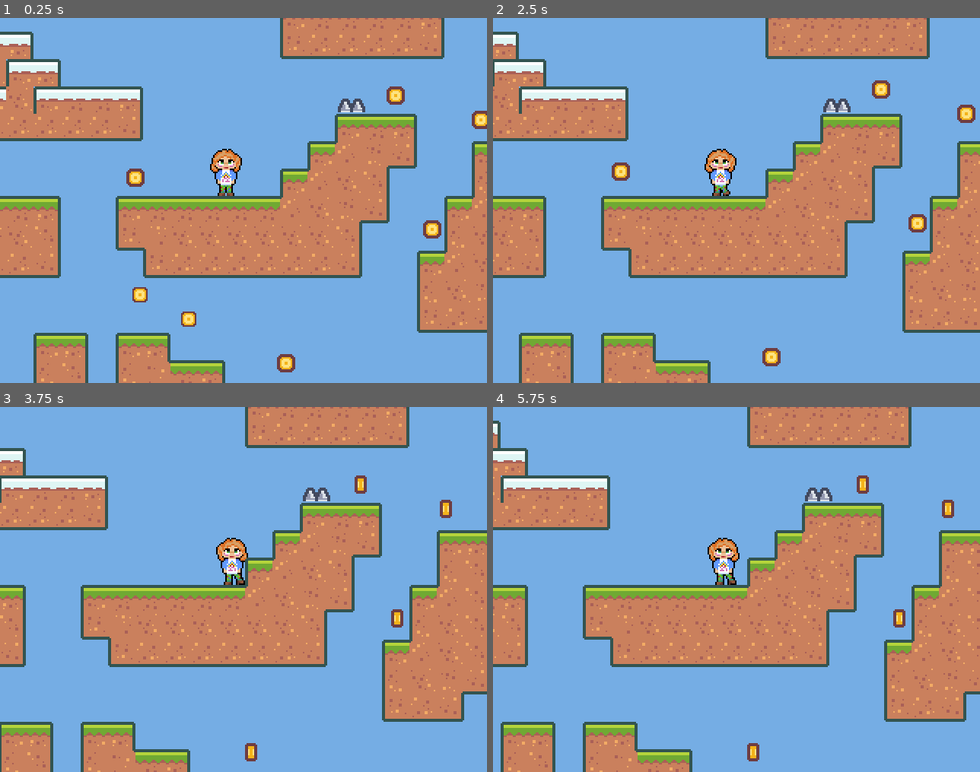
Above: before the commit, frames 1-4 (two rows, left to right).
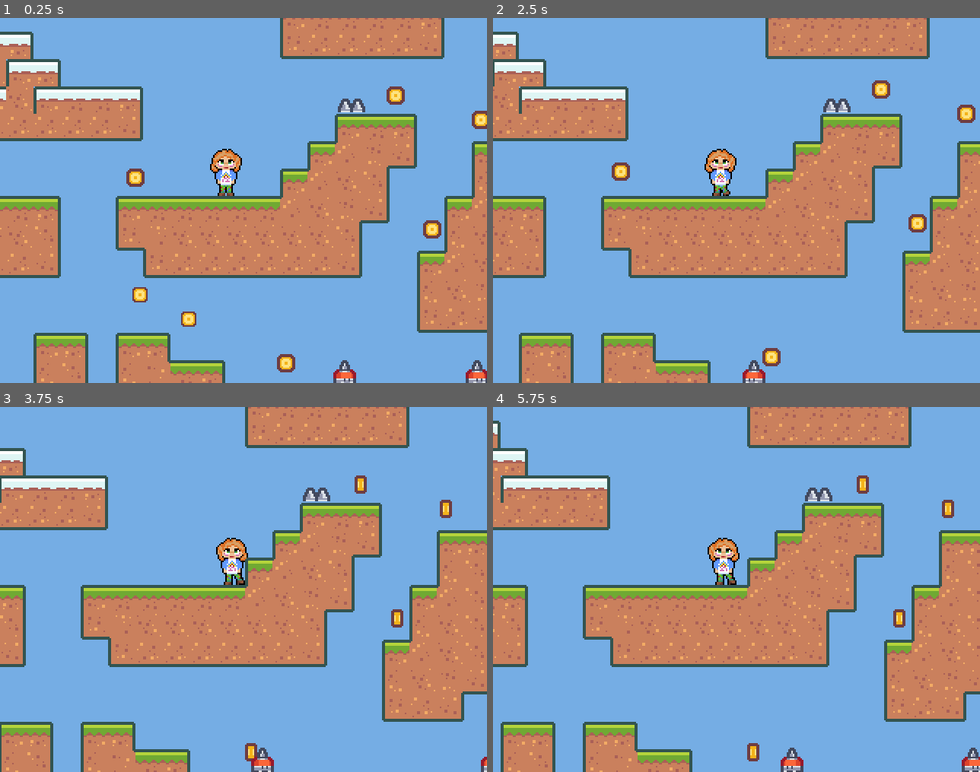
Above: after the commit, the same moments.

Repository: gringlas/udemy-godot-2dplatformer
Game: Godot game, scene res://scenes/BaseLevel.tscn
Same seed, same stepped clock (60 frames per second), same inputs: the game is played once before the commit and once after it.
Inputs:
- Up to frame 1 (0.25 s): no input
- Up to frame 2 (2.5 s): hold D (move_right) 0.53-2.03 s; tap W (jump) at 0.77, 1.52 s; hold A (move_left) from 2.03 s (still down)
- Up to frame 3 (3.75 s): release A (move_left) at 2.78 s; hold D (move_right) from 2.78 s (still down); tap W (jump) at 3.02 s
- Up to frame 4 (5.75 s): tap W (jump) at 3.77, 4.52 s; release D (move_right) at 4.28 s; hold A (move_left) 4.28-5.03 s; hold D (move_right) from 5.03 s (still down)

The runs differ from the first frame. In frame 1, 0.4% of the frame differs, in the area x 68-100%, y 93-100%; in frame 2, 0.2%; in frame 3, 0.3%; in frame 4, 0.4%, in the area x 59-100%, y 93-100%.

Commit message:
first enemy

Diff:
--- a/project.godot
+++ b/project.godot
@@ -74,6 +74,7 @@
 
 [layer_names]
 
+2d_physics/layer_18="ENEMY_GOAL"
 2d_physics/layer_19="HAZARD"
 2d_physics/layer_20="PICKUP"
 
--- a/scenes/BaseLevel.tscn
+++ b/scenes/BaseLevel.tscn
@@ -1,8 +1,10 @@
-[gd_scene load_steps=7 format=2]
+[gd_scene load_steps=9 format=2]
 
 [ext_resource path="res://scenes/Player.tscn" type="PackedScene" id=1]
 [ext_resource path="res://scenes/GameCamera.tscn" type="PackedScene" id=2]
 [ext_resource path="res://resources/tileset.tres" type="TileSet" id=3]
+[ext_resource path="res://scenes/Enemy.tscn" type="PackedScene" id=4]
+[ext_resource path="res://scenes/EnemyGoal.tscn" type="PackedScene" id=5]
 [ext_resource path="res://scenes/BaseLevel.gd" type="Script" id=6]
 [ext_resource path="res://scenes/Spikes.tscn" type="PackedScene" id=7]
 [ext_resource path="res://scenes/Coin.tscn" type="PackedScene" id=8]
@@ -21,7 +23,7 @@
 cell_size = Vector2( 18, 18 )
 show_collision = true
 format = 1
-tile_data = PoolIntArray( -655352, 0, 0, -655351, 0, 1, -655 …(5484 unchanged characters)… , 131073, 524287, 0, 131073, 458752, 0, 131073, 458753, 0, 131074, 458756, 0, 131072, 458757, 0, 4, 458758, 0, 65537, 458759, 0, 65537, 458760, 0, 65537, 458761, 0, 65537, 458762, 0, 65537, 458763, 0, 3, 458764, 0, 131074, 589817, 0, 131072, 589818, 0, 131073, 589819, 0, 131073, 589820, 0, 131073, 589821, 0, 131074, 524293, 0, 131072, 524294, 0, 131073, 524295, 0, 131073, 524296, 0, 131073, 524297, 0, 131073, 524298, 0, 131073, 524299, 0, 131074, 2359363, 0, 0 )
+tile_data = PoolIntArray( -655352, 0, 0, -655351, 0, 1, -655 …(5484 unchanged characters)… , 131073, 524287, 0, 131073, 458752, 0, 4, 458753, 0, 65538, 458756, 0, 65536, 458757, 0, 65537, 458758, 0, 65537, 458759, 0, 65537, 458760, 0, 65537, 458761, 0, 65537, 458762, 0, 65537, 458763, 0, 3, 458764, 0, 131074, 589817, 0, 131072, 589818, 0, 131073, 589819, 0, 131073, 589820, 0, 131073, 589821, 0, 131074, 524288, 0, 65536, 524289, 0, 65538, 524292, 0, 65536, 524293, 0, 3, 524294, 0, 131073, 524295, 0, 131073, 524296, 0, 131073, 524297, 0, 131073, 524298, 0, 131073, 524299, 0, 131074, 589824, 0, 65536, 589825, 0, 65539, 589826, 0, 1, 589827, 0, 1, 589828, 0, 65540, 589829, 0, 65538, 655360, 0, 131072, 655361, 0, 131073, 655362, 0, 131073, 655363, 0, 131073, 655364, 0, 131073, 655365, 0, 131074, 2359363, 0, 0 )
 
 [node name="Spikes" parent="." instance=ExtResource( 7 )]
 position = Vector2( 11, -73 )
@@ -49,3 +51,23 @@
 
 [node name="Coin5" parent="." instance=ExtResource( 8 )]
 position = Vector2( -96, 80 )
+
+[node name="Enemy2" parent="." instance=ExtResource( 4 )]
+position = Vector2( 88, 104 )
+startDirection = 1
+
+[node name="EnemyGoal" parent="." instance=ExtResource( 5 )]
+position = Vector2( 24, 104 )
+
+[node name="EnemyGoal2" parent="." instance=ExtResource( 5 )]
+position = Vector2( -64, 104 )
+
+[node name="EnemyGoal3" parent="." instance=ExtResource( 5 )]
+position = Vector2( 80, 104 )
+
+[node name="EnemyGoal4" parent="." instance=ExtResource( 5 )]
+position = Vector2( 168, 104 )
+
+[node name="Enemy" parent="." instance=ExtResource( 4 )]
+position = Vector2( 0, 104 )
+startDirection = 0
--- /dev/null
+++ b/scenes/Enemy.gd
@@ -0,0 +1,23 @@
+extends KinematicBody2D
+
+enum Direction {RIGHT, LEFT}
+
+export(Direction) var startDirection
+
+var maxSpeed = 25
+var velocity = Vector2.ZERO
+var direction = Vector2.ZERO
+var gravity = 500
+
+func _ready():
+	direction = Vector2.RIGHT if startDirection == Direction.RIGHT else Vector2.LEFT
+	$GoalDetector.connect("area_entered", self, "on_goal_entered")
+
+func _process(delta):
+	velocity.x = (direction * maxSpeed).x
+	velocity.y += delta * gravity
+	velocity = move_and_slide(velocity, Vector2.UP)
+	$AnimatedSprite.flip_h = true if direction.x > 0 else false
+
+func on_goal_entered(_area2d):
+	direction.x *= -1
--- /dev/null
+++ b/scenes/Enemy.tscn
@@ -0,0 +1,41 @@
+[gd_scene load_steps=7 format=2]
+
+[ext_resource path="res://assets/enemy/character_0015.png" type="Texture" id=1]
+[ext_resource path="res://assets/enemy/character_0016.png" type="Texture" id=2]
+[ext_resource path="res://scenes/Enemy.gd" type="Script" id=3]
+
+[sub_resource type="SpriteFrames" id=1]
+animations = [ {
+"frames": [ ExtResource( 1 ), ExtResource( 2 ) ],
+"loop": true,
+"name": "run",
+"speed": 10.0
+} ]
+
+[sub_resource type="RectangleShape2D" id=2]
+extents = Vector2( 7, 4 )
+
+[sub_resource type="RectangleShape2D" id=3]
+extents = Vector2( 7, 4 )
+
+[node name="Enemy" type="KinematicBody2D"]
+collision_layer = 0
+script = ExtResource( 3 )
+
+[node name="AnimatedSprite" type="AnimatedSprite" parent="."]
+frames = SubResource( 1 )
+animation = "run"
+playing = true
+offset = Vector2( 0, -12 )
+
+[node name="CollisionShape2D" type="CollisionShape2D" parent="."]
+position = Vector2( 0, -4 )
+shape = SubResource( 2 )
+
+[node name="GoalDetector" type="Area2D" parent="."]
+position = Vector2( 0, -4 )
+collision_layer = 131072
+collision_mask = 131072
+
+[node name="CollisionShape2D" type="CollisionShape2D" parent="GoalDetector"]
+shape = SubResource( 3 )
--- /dev/null
+++ b/scenes/EnemyGoal.tscn
@@ -0,0 +1,14 @@
+[gd_scene load_steps=2 format=2]
+
+[sub_resource type="RectangleShape2D" id=1]
+extents = Vector2( 8, 8 )
+
+[node name="EnemyGoal" type="Node2D"]
+
+[node name="Area2D" type="Area2D" parent="."]
+position = Vector2( 0, -8 )
+collision_layer = 131072
+collision_mask = 131072
+
+[node name="CollisionShape2D" type="CollisionShape2D" parent="Area2D"]
+shape = SubResource( 1 )
--- a/scenes/Player.tscn
+++ b/scenes/Player.tscn
@@ -34,6 +34,7 @@
 extents = Vector2( 6, 8 )
 
 [node name="Player" type="KinematicBody2D" groups=["player"]]
+collision_layer = 0
 script = ExtResource( 2 )
 
 [node name="CoyoteTimer" type="Timer" parent="."]
Binary file added: assets/enemy/character_0015.png
Not shown, added: assets/enemy/character_0015.png.import
Binary file added: assets/enemy/character_0016.png
Not shown, added: assets/enemy/character_0016.png.import
Binary file added: assets/enemy/character_0017.png
Not shown, added: assets/enemy/character_0017.png.import
Not shown, changed: assets/.DS_Store
